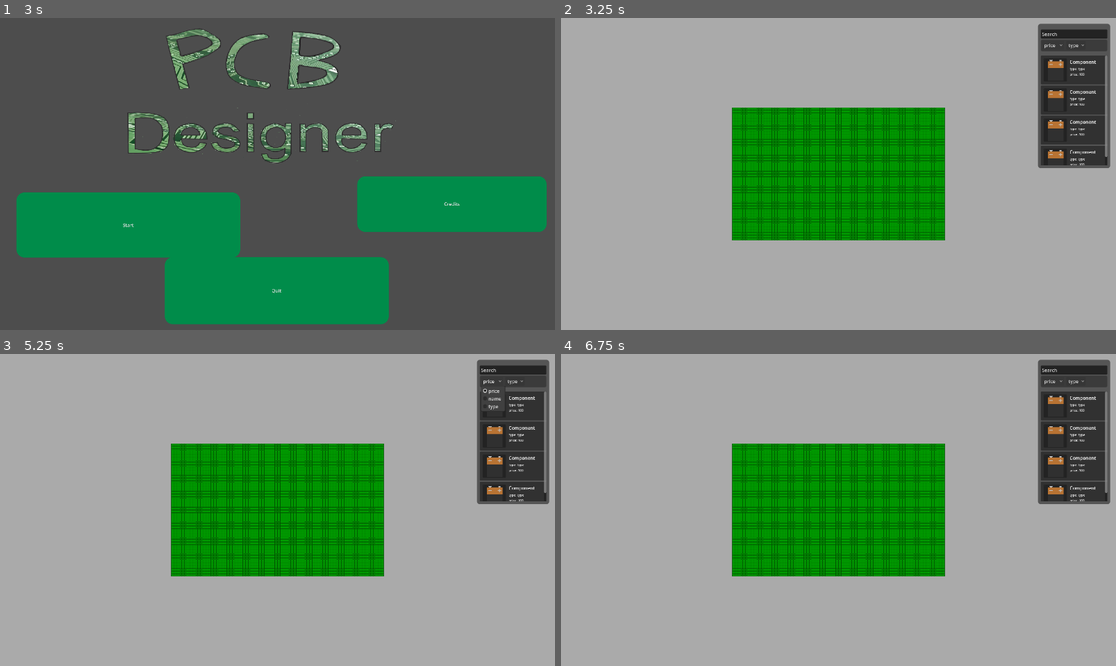
Above: before the commit, frames 1-4 (two rows, left to right).
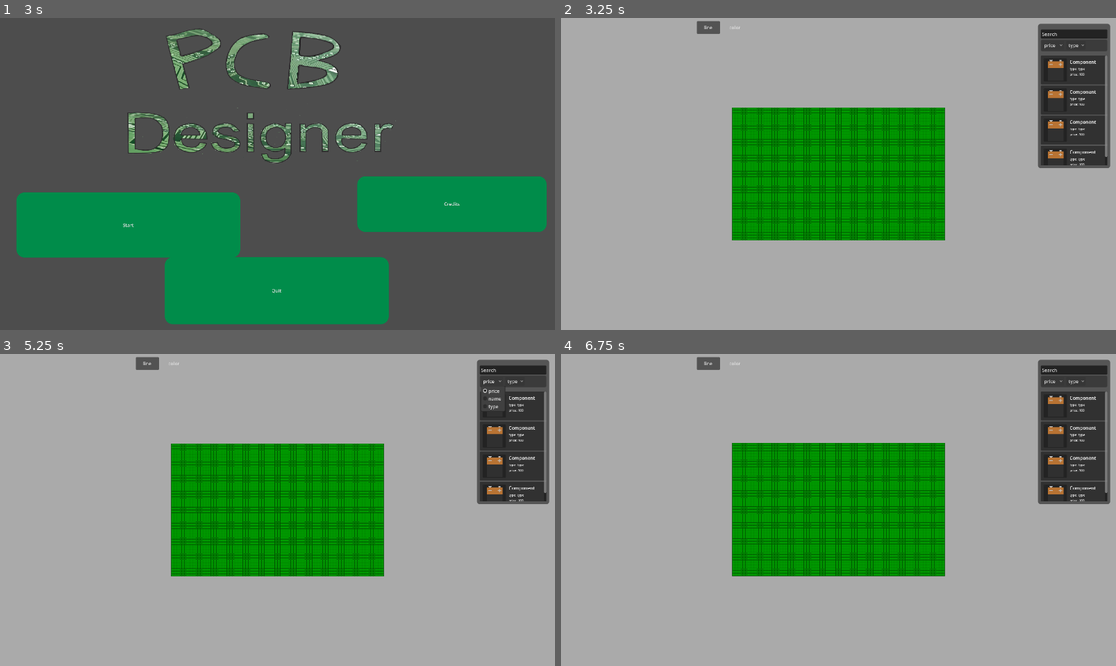
Above: after the commit, the same moments.

Repository: kankern69-max/game-godot
Game: Godot game, scene res://ui/main_menu.tscn
Two runs of this game, one before a commit and one after it. Both use one fixed random seed, a clock stepped at 60 frames per second and the inputs below.
Inputs (mouse positions are in pixels of both pictures, inside the frame that each line leads up to):
- Up to frame 1 (3 s): click "Start" at 0.5 s; click "Start" at 1.25 s; click "Credits" at 2 s; move the mouse to (399, 158) at 2.77 s; hold D from 2.78 s (still down); tap Alt at 2.85 s; click (399, 158) at 2.92 s
- Up to frame 2 (3.25 s): keep holding D
- Up to frame 3 (5.25 s): release D at 3.5 s; click (149, 363) at 3.5 s, where only the run after the commit has a clickable "line"; click (172, 363) at 4.25 s, where only the run after the commit has a clickable "color"; click "price" at 5 s
- Up to frame 4 (6.75 s): click "type" at 5.75 s; tap Enter at 6.5 s; move the mouse to (727, 525) at 6.52 s; hold S from 6.53 s (still down); tap Shift at 6.6 s; click (727, 525) at 6.67 s

Frame 1 is identical in both runs. In frame 2, 0.2% of the frame differs, in the area x 24-33%, y 0-6%; in frame 3, 0.2%; in frame 4, 4.6%, in the area x 24-70%, y 0-72%.
Error in both runs: Cannot call method 'change_scene_to_file' on a null value. (res://ui/scripts/main_menu.gd:6)

Commit message:
Improve camera controls and add drawing UI
This change adds WASD-based camera movement and updates panning to use the middle mouse button. It also adds a drawing toolbar with line and color controls in the UI for the design tool.

Diff:
--- a/pcd-desinger-v-1/mainSystems/camera_2d.gd
+++ b/pcd-desinger-v-1/mainSystems/camera_2d.gd
@@ -15,6 +15,14 @@
 			view = clamp(view - 1, 1, 64)
 
 func _CamMovement(event):
+	if Input.is_key_pressed(KEY_D):
+		position.x += 2
+	if Input.is_key_pressed(KEY_A):
+		position.x -= 2
+	if Input.is_key_pressed(KEY_S):
+		position.y += 2
+	if Input.is_key_pressed(KEY_W):
+		position.y -= 2
 	if event is InputEventMouseMotion:
-		if Input.is_mouse_button_pressed(MOUSE_BUTTON_LEFT):
+		if Input.is_mouse_button_pressed(MOUSE_BUTTON_MIDDLE) :
 			position = clamp(position - event.relative / zoom.x, Vector2(0,0), Vector2(100000,100000))
--- a/pcd-desinger-v-1/ui/ui.tscn
+++ b/pcd-desinger-v-1/ui/ui.tscn
@@ -181,3 +181,24 @@
 
 [node name="ComponentTile4" parent="Control/ComponentUI/components/VBoxContainer" unique_id=555848849 instance=ExtResource("1_nb4k0")]
 layout_mode = 2
+
+[node name="DrawingUI" type="Control" parent="Control" unique_id=476007534]
+anchors_preset = 0
+offset_left = 470.0
+offset_right = 1579.0
+offset_bottom = 56.0
+
+[node name="DrawLine" type="Button" parent="Control/DrawingUI" unique_id=297591430]
+layout_mode = 0
+offset_top = 11.0
+offset_right = 80.0
+offset_bottom = 55.0
+text = "line"
+
+[node name="MenuButton" type="MenuButton" parent="Control/DrawingUI" unique_id=1991974868]
+layout_mode = 0
+offset_left = 96.0
+offset_top = 12.0
+offset_right = 167.0
+offset_bottom = 53.0
+text = "color"
